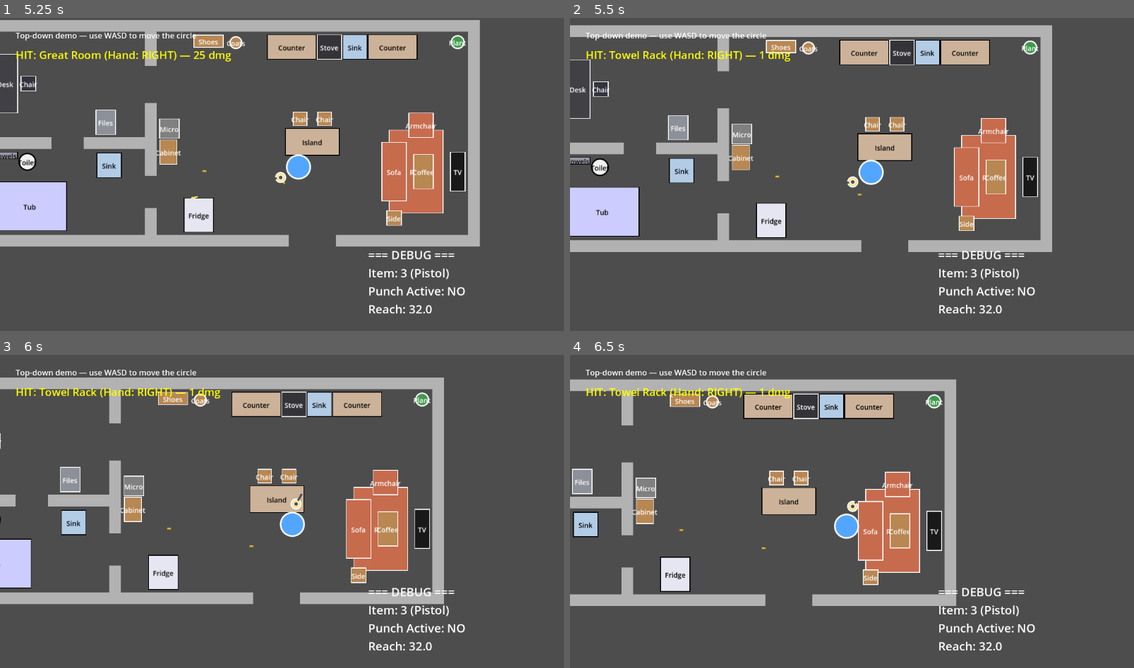
Above: before the commit, frames 1-4 (two rows, left to right).
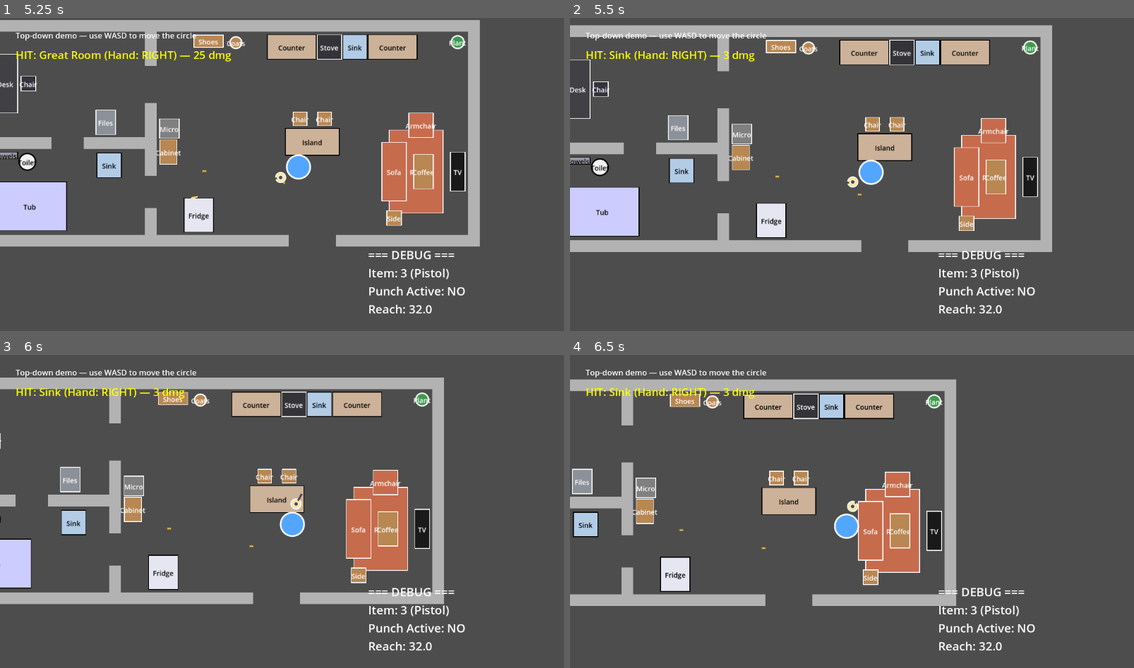
Above: after the commit, the same moments.

Repository: AnthonyThomasson/Example-Godot
Game: Godot game, scene res://scenes/main.tscn
Same seed, same stepped clock (60 frames per second), same inputs: the game is played once before the commit and once after it.
Inputs (mouse positions are in pixels of both pictures, inside the frame that each line leads up to):
- Up to frame 1 (5.25 s): move the mouse to (253, 240) at 0.52 s; hold W (move_up) 0.53-2.03 s; click (253, 240) at 0.6 s; move the mouse to (451, 224) at 1.27 s; tap one key every 0.75 s from 1.35 s: 1 (item_1) 2 (item_2) 3 (item_3) 4 (item_4) 5 (item_5) 6 (item_6); move the mouse to (112, 127) at 2.02 s; hold A (move_left) 2.03-3.53 s; move the mouse to (310, 177) at 2.77 s; click (310, 177) at 2.92 s; move the mouse to (197, 96) at 3.52 s; hold S (move_down) 3.53-4.28 s; move the mouse to (406, 161) at 4.27 s; hold D (move_right) 4.28-5.03 s; move the mouse to (169, 193) at 5.02 s; hold W (move_up) from 5.03 s (still down); click (169, 193) at 5.17 s
- Up to frame 2 (5.5 s): keep holding W (move_up)
- Up to frame 3 (6 s): move the mouse to (338, 442) at 5.77 s; release W (move_up) at 5.78 s; hold D (move_right) from 5.78 s (still down); tap 7 (item_7) at 5.85 s
- Up to frame 4 (6.5 s): keep holding D (move_right)

Frame 1 is identical in both runs. In frame 2, 0.5% of the frame differs, in the area x 6-40%, y 10-14%; in frame 3, 0.5%; in frame 4, 0.5%.

Commit message:
fix projectile speed

Diff:
--- a/scenes/world/config.gd
+++ b/scenes/world/config.gd
@@ -26,7 +26,7 @@
 
 ## Below this speed (px/s) a bullet is spent and frees itself. Head-on hits on hard
 ## material collapse speed past this in a hit or two, so walls naturally stop bullets.
-var projectile_min_speed: float = 200.0
+var projectile_min_speed: float = 800.0
 
 ## Minimum speed (px/s) required to penetrate. A bullet moving slower than this can
 ## no longer punch through a solid object: it's blocked — it deals the impact and
Not shown, changed: AGENTS.md
